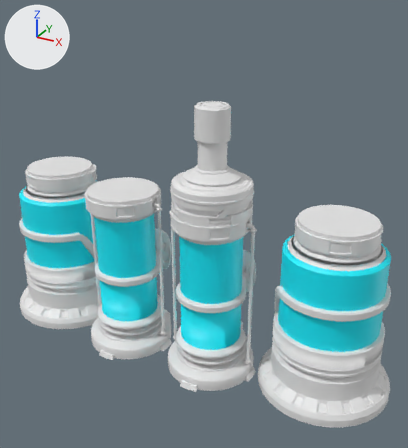
A saved change to the FBX model Assets/Art/Machine/Fbx/TubosGlass.fbx.
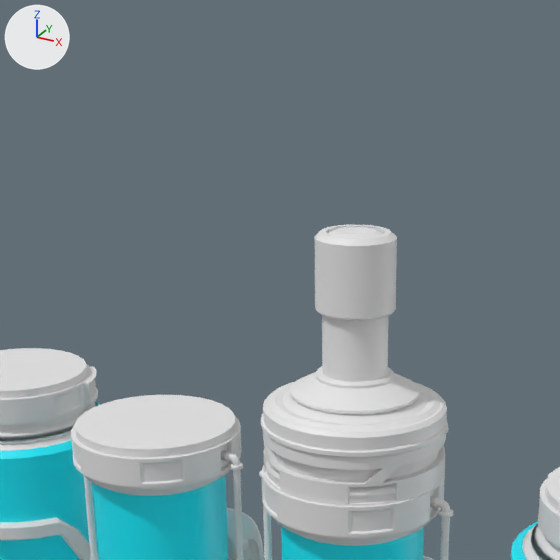
Each version is shown whole from a 50 mm camera at (4.211, -10.471, 5.988) aimed at (0.42, -3.578, 2.541), then close up on the part from 13% to 75% of the width and 0% to 56% of the height. Lighting does not change. The marker at upper left points along +X, +Y and +Z. The first two pictures are the older version. Where no turn or scale is listed for an object, it has been applied to the vertices.

In view in the first close-up: 'ScreenTwo', 'Storage', 'StorageTwo', 'TubeAbsorber', 'TubeAbsorber.001', 'TubeTwo', 'TuboOne'.
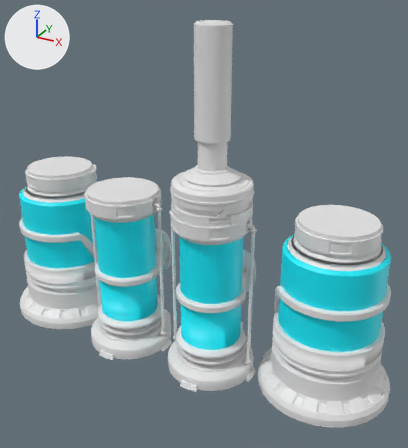
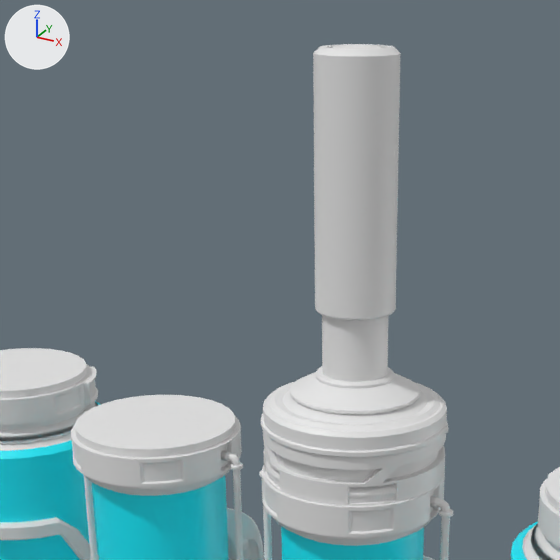
Pixel boxes (x1, y1, x2, y2) of what changed, in the close-ups (560 x 560 px; the box of a moved part takes in the faces that stretch with it):
```json
{"object": "TubeAbsorber", "change": "reshaped", "before": [315, 225, 397, 320], "after": [313, 44, 401, 320], "on screen": "7% wider, 189% taller"}
{"part": 1, "of": "me_cylinder_009", "change": "moved or reshaped", "before": [315, 225, 397, 249], "after": [313, 44, 401, 249]}
```

Edits to the scene script, one JSON object a line:
```json
{"block": "me_cylinder_009", "where": "# used by ob_tubeabsorber; location = (0.763, -3.967, 3.617)"}
{"op": "remove", "block": "me_cylinder_009", "code": "me_cylinder_009.from_pydata(...)  # 369 vertices, 352 faces; spans x -0.244..0.244, y -0.238..0.238, z 0.375..0.847"}
{"op": "add", "block": "me_cylinder_009", "code": "me_cylinder_009.from_pydata(...)  # 369 vertices, 352 faces; spans x -0.244..0.244, y -0.238..0.238, z 0.375..1.863"}
{"block": "me_cylinder_009", "change": "me_cylinder_009 part 1: all 241 vertices in x -0.244..0.244, y -0.238..0.238, z 0.812..0.847 are moved by (0.0, 0.0, 1.016)"}
```
